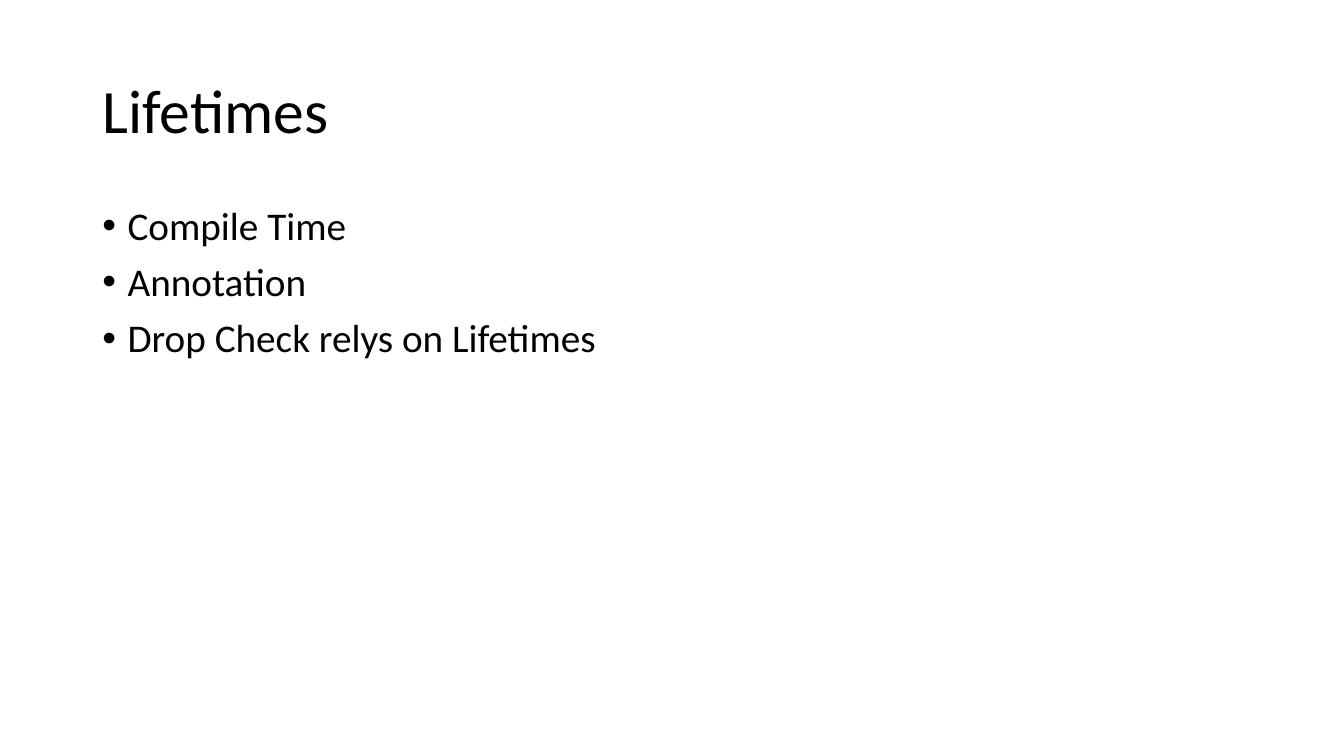
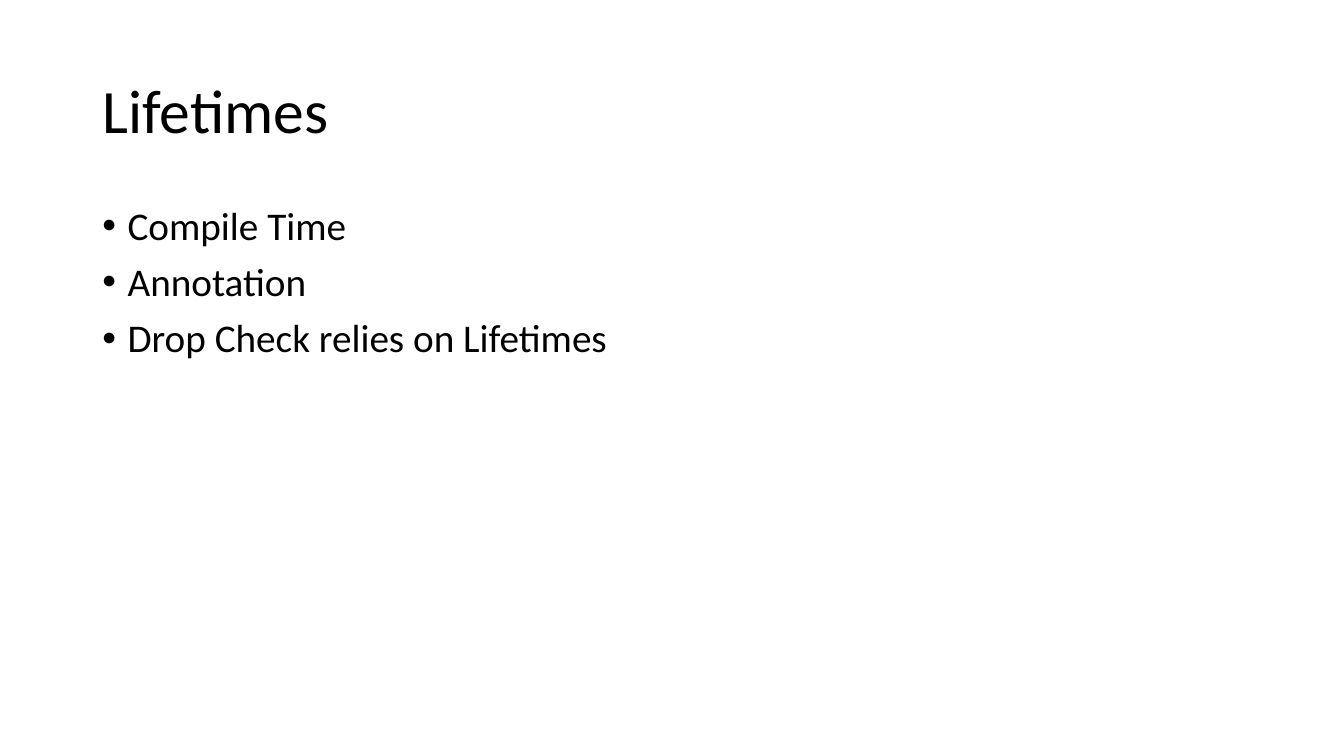
Before and after one commit to kugushev/course-rust-basics, a slide deck: slide 37 of src/02-Ownership/02-Ownership.pptx (slide 31 before the commit). Drawn at 1344x756 pixels with LibreOffice and Linux fonts; fonts in the diff are those of the drawing. Boxes give left, top, right and bottom in pixels: in the first picture for what was removed or moved away, otherwise in the second. Text is boxed around its words. In the diff, an @@ line names an element or a change of style, - is before the commit and + after.

Commit message:
upd lecture 2

```diff
--- a/src/02-Ownership/02-Ownership.pptx
+++ b/src/02-Ownership/02-Ownership.pptx
@@ text at bbox=[128, 324, 607, 359]: text changed @@
-• Drop Check relys on Lifetimes
+• Drop Check relies on Lifetimes
```
Also in this commit, not shown: 4 other slides changed, 6 slides added.
